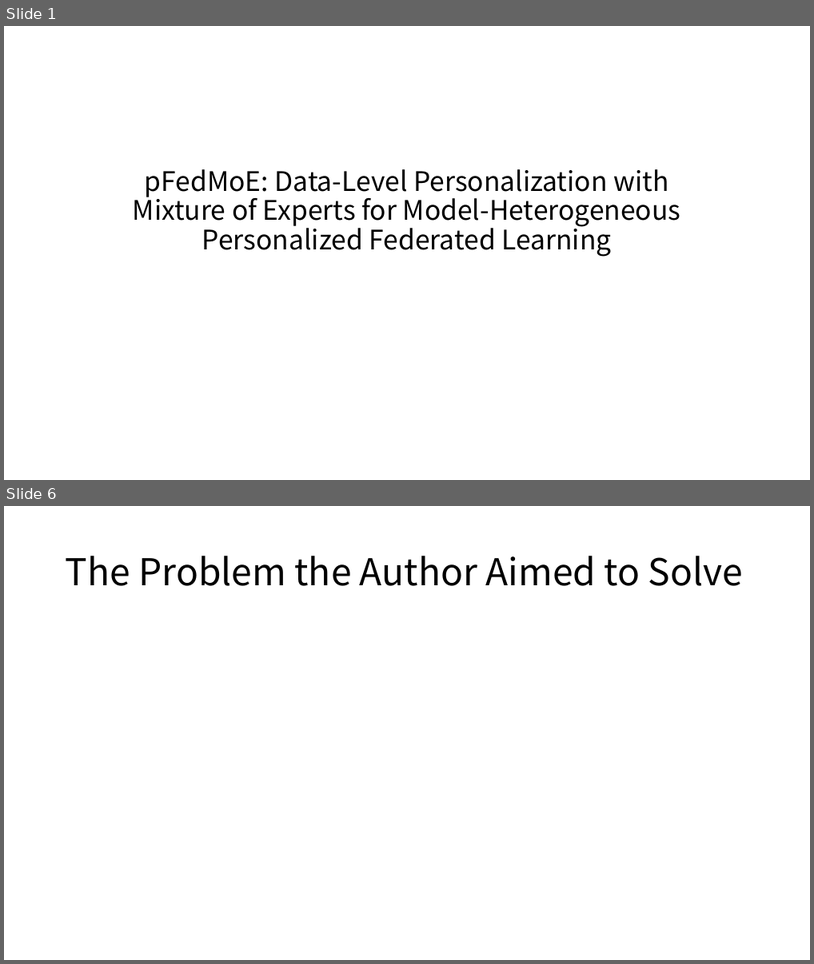
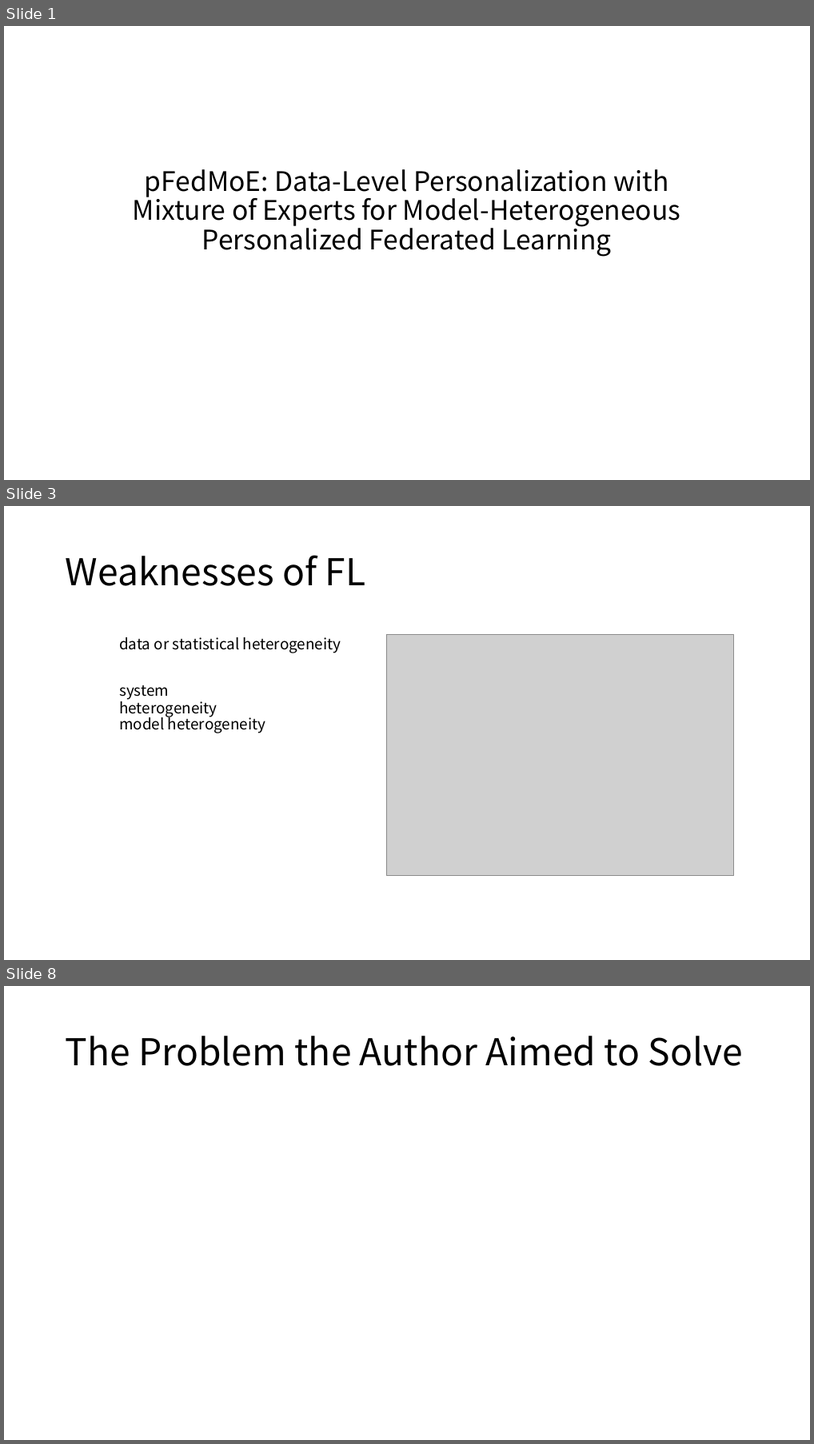
Before and after one commit to topaz11100/icon_semina, a slide deck: 0311/세미나발표.pptx. Shown one above the other, each under a label of ours: slides 1 and 6 before the commit, slides 1, 3 and 8 after it; the slides between them are not shown. The pictures are 814x964 and 814x1444 pixels, drawn with LibreOffice and Linux fonts; fonts in the diff are those of the drawing; grey boxes stand for pictures. Boxes give left, top, right and bottom in pixels: in the first picture for what was removed or moved away, otherwise in the second. Text is boxed around its words. In the diff, an @@ line names an element or a change of style, - is before the commit and + after.

```diff
--- a/0311/세미나발표.pptx
+++ b/0311/세미나발표.pptx
@@ slide 3 added at box(4, 506, 810, 960), background #FFFFFF @@
@@ title added at box(66, 555, 366, 586), 44 pt, text #000000 @@
+Weaknesses of FL
@@ text added at box(119, 637, 342, 653), 18 pt, text #000000 @@
+data or statistical heterogeneity
@@ picture added at box(386, 634, 734, 875) @@
@@ text added at box(119, 685, 218, 718), 18 pt, text #000000 @@
+system heterogeneity
@@ text added at box(119, 713, 266, 733), 18 pt, text #000000 @@
+model heterogeneity
@@ what was slide 6 is now slide 8 @@
```
Also in this commit, not shown: 8 slides changed, 8 other slides added, 3 slides removed.
